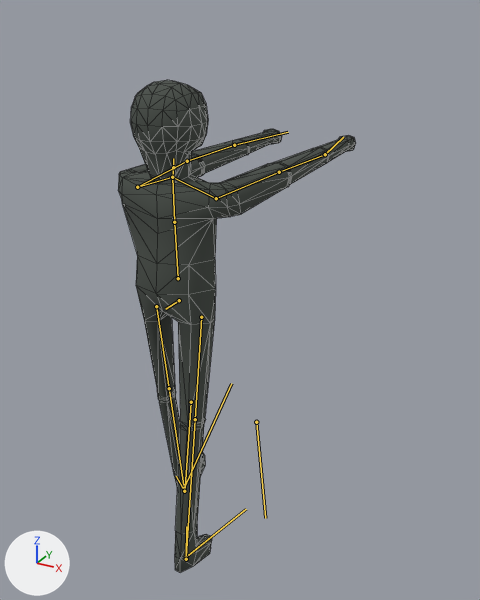
The glTF model imports/Models/enemy_cracking_door.gltf: old version first, new version second.
The view is the same before and after, from a 50 mm lens placed at (4.59, -6.75, 7.28), pointed at (0.11, 1.4, 3.21). Arrows for +X, +Y and +Z are at lower left; the lights stay in place. Both versions are drawn at frame 29 of the action 'passing'; the numbers are the values there. The bones that bend it are drawn over the model as lines. Mesh edges are drawn as thin lines.

In view in the first picture: 'Body'.
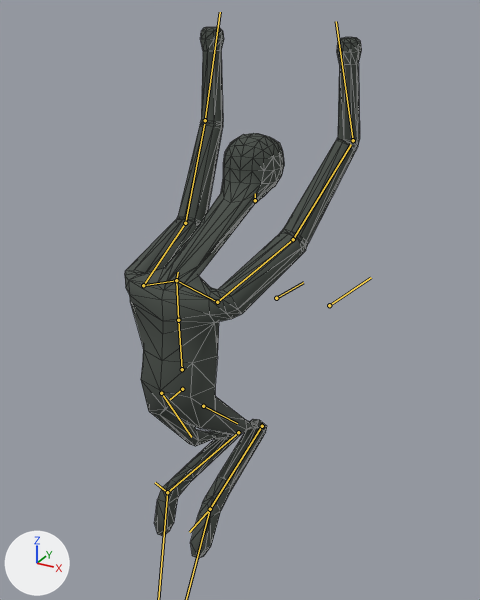
Boxes [x1, y1, x2, y2] around the edits, measured in the pictures (480 x 600 px):
'Body', posed (8% taller): before [118, 80, 356, 573]; after [125, 27, 362, 558]
bone 'Root', root to tip: before (179, 300) to (165, 309); after (182, 389) to (170, 399)
bone 'Head', root to tip: before (173, 167) to (173, 158); after (255, 200) to (255, 193)
bone 'Arm1L', root to tip: before (137, 187) to (187, 161); after (143, 285) to (185, 223)
bone 'Arm2L', root to tip: before (187, 161) to (234, 145); after (185, 223) to (204, 124)
bone 'HandL', root to tip: before (234, 145) to (288, 132); after (205, 120) to (220, 12)
bone 'Arm1R', root to tip: before (216, 198) to (279, 172); after (217, 302) to (293, 239)
bone 'Arm2R', root to tip: before (279, 172) to (325, 154); after (293, 239) to (351, 144)
bone 'HandR', root to tip: before (325, 154) to (343, 137); after (353, 140) to (336, 21)
bone 'Leg1L', root to tip: before (156, 306) to (169, 388); after (161, 393) to (191, 437)
bone 'Leg2L', root to tip: before (169, 388) to (184, 488); after (238, 432) to (167, 492)
bone 'Leg1R', root to tip: before (201, 317) to (195, 419); after (203, 406) to (237, 423)
bone 'Leg2R', root to tip: before (195, 419) to (186, 557); after (262, 426) to (210, 509)

The edits, one by one:
Bone 'Root' (bone_root) moves from (0.0, 0.0, 0.0) to (0.0, 0.0, -1.36).
Bone 'Head' (bone_head) moves from (0.0, 0.0, 0.0) to (0.0, 0.44, 2.15).
Bone 'Arm1L' (bone_arm1l) turns from (90, 0, -4) to (91, -19, -7) degrees about its own x, y and z.
Bone 'Arm2L' (bone_arm2l) turns from (0, 0, 0) to (1, -2, 46) degrees about its own x, y and z.
Bone 'HandL' (bone_handl) moves from (0.0, 0.0, 0.0) to (0.0, 0.05, -0.01).
Bone 'HandL' (bone_handl) turns from (0, 0, 0) to (1, 4, 23) degrees about its own x, y and z.
Bone 'Arm1R' (bone_arm1r) turns from (90, 0, 4) to (75, 22, 0) degrees about its own x, y and z.
Bone 'Arm2R' (bone_arm2r) turns from (0, 0, 0) to (-5, 8, -33) degrees about its own x, y and z.
Bone 'HandR' (bone_handr) moves from (0.0, 0.0, 0.0) to (0.05, 0.04, -0.03).
Bone 'HandR' (bone_handr) turns from (0, 0, 0) to (13, -9, -40) degrees about its own x, y and z.
Bone 'Leg1L' (bone_leg1l) turns from (10, -15, -2) to (31, -2, -2) degrees about its own x, y and z.
Bone 'Leg2L' (bone_leg2l) moves from (0.0, 0.0, 0.0) to (0.09, 1.43, 0.88).
Bone 'Leg2L' (bone_leg2l) turns from (1, 0, 0) to (-123, 10, 5) degrees about its own x, y and z.
Bone 'FootL' (bone_footl) turns from (19, 0, -11) to (-9, -2, -9) degrees about its own x, y and z.
Bone 'Leg1R' (bone_leg1r) turns from (-11, 7, -2) to (48, 0, 5) degrees about its own x, y and z.
Bone 'Leg2R' (bone_leg2r) moves from (0.0, 0.0, 0.0) to (-0.03, 1.19, 0.2).
Bone 'Leg2R' (bone_leg2r) turns from (1, 0, 0) to (-132, -14, -7) degrees about its own x, y and z.
Bone 'FootR' (bone_footr) turns from (-6, -1, 10) to (-37, 1, 9) degrees about its own x, y and z.
